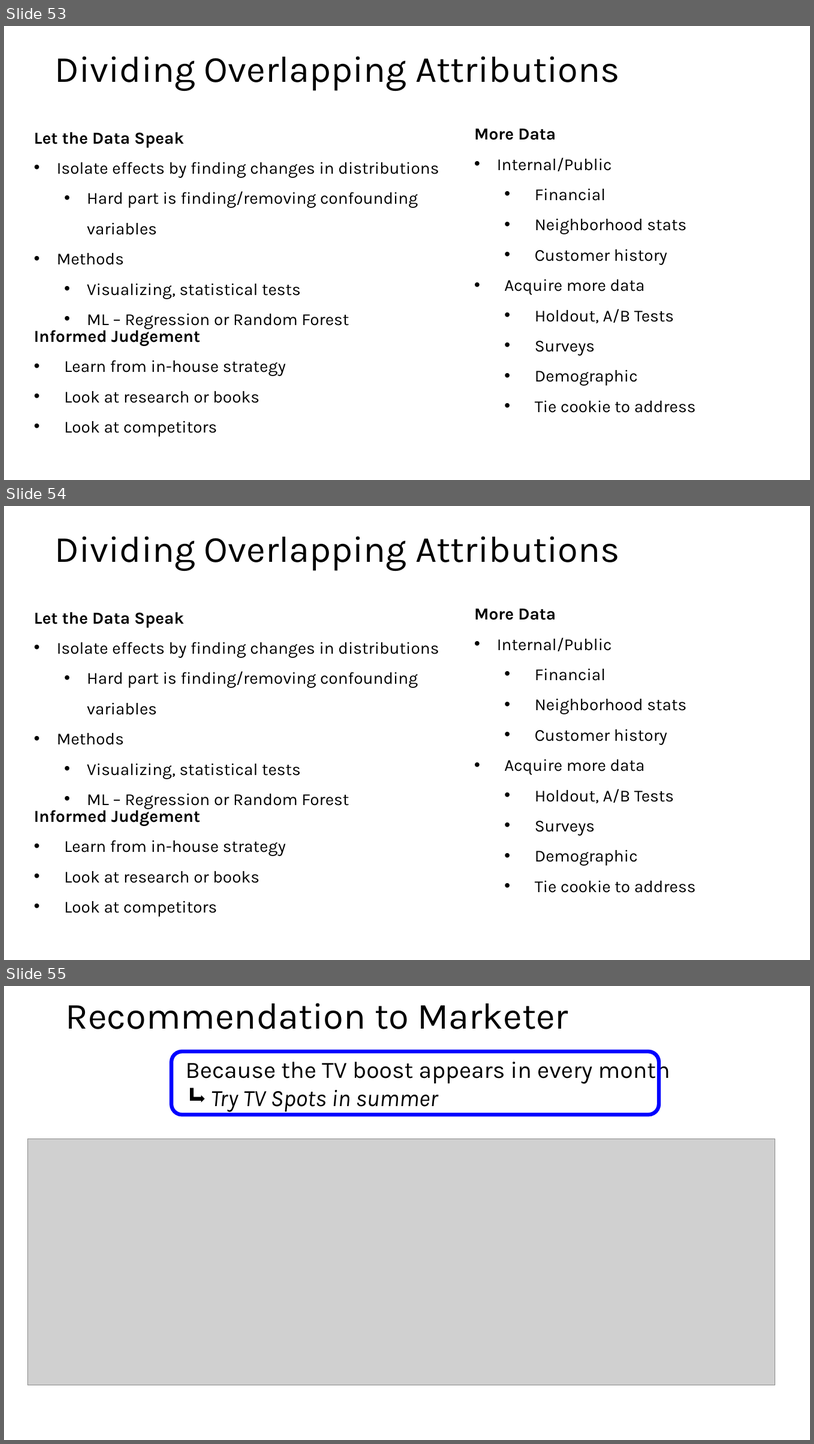
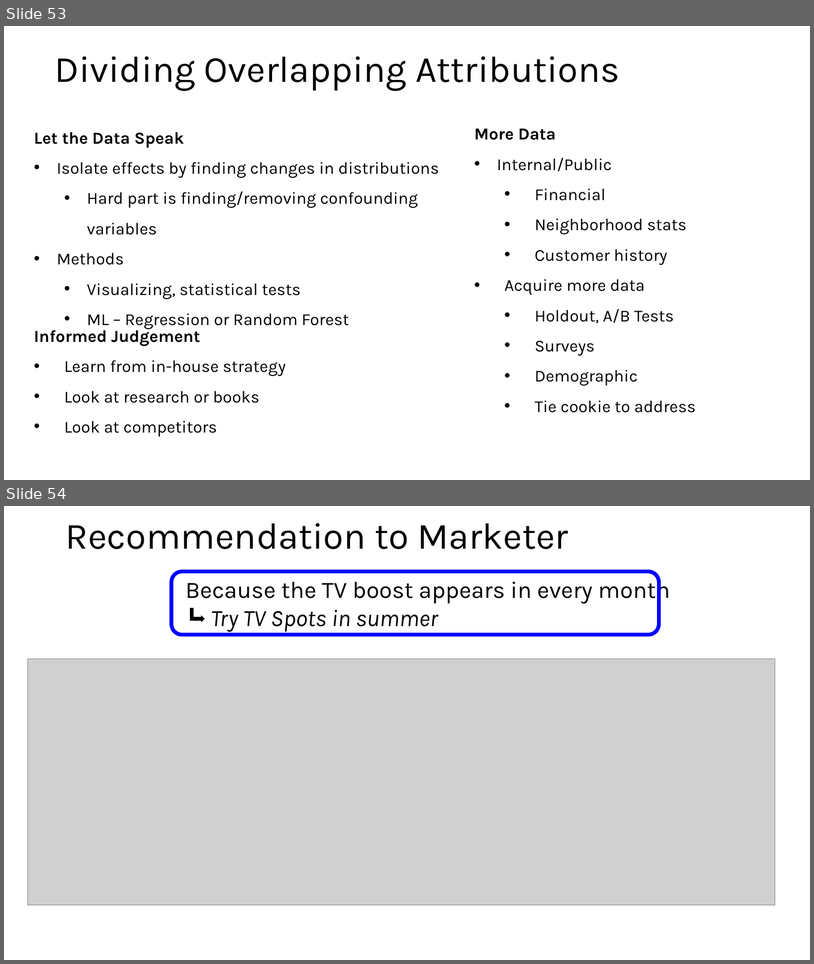
Before and after one commit to sprucemister/acquisition_case, a slide deck: Postcode Loterij Case Study.pptx. Shown one above the other, each under a label of ours: slides 53, 54 and 55 before the commit, slides 53 and 54 after it. The pictures are 814x1444 and 814x964 pixels, drawn with LibreOffice and Linux fonts; fonts in the diff are those of the drawing; grey boxes stand for pictures; background and template pictures are left out. Boxes give left, top, right and bottom in pixels: in the first picture for what was removed or moved away, otherwise in the second. Text is boxed around its words. In the diff, an @@ line names an element or a change of style, - is before the commit and + after.

```diff
--- a/Postcode Loterij Case Study.pptx
+++ b/Postcode Loterij Case Study.pptx
@@ slide 54 removed at <box>4,506,810,960</box>, background picture (left out) @@
@@ title removed at <box>54,536,620,571</box> @@
-Dividing Overlapping Attributions
@@ text removed at <box>34,612,439,809</box> @@
-Let the Data Speak
-• Isolate effects by finding changes in distributions
-  • Hard part is finding/removing confounding variables
-• Methods
-  • Visualizing, statistical tests
-  • ML – Regression or Random Forest
@@ text removed at <box>474,608,696,892</box> @@
-More Data
-• Internal/Public
-  • Financial
-  • Neighborhood stats
-  • Customer history
-• Acquire more data
-  • Holdout, A/B Tests
-  • Surveys
-  • Demographic
-  • Tie cookie to address
@@ text removed at <box>34,806,286,916</box> @@
-Informed Judgement
-• Learn from in-house strategy
-• Look at research or books
-• Look at competitors
@@ what was slide 55 is now slide 54 @@
```
Also in this commit, not shown: 2 slides changed.
